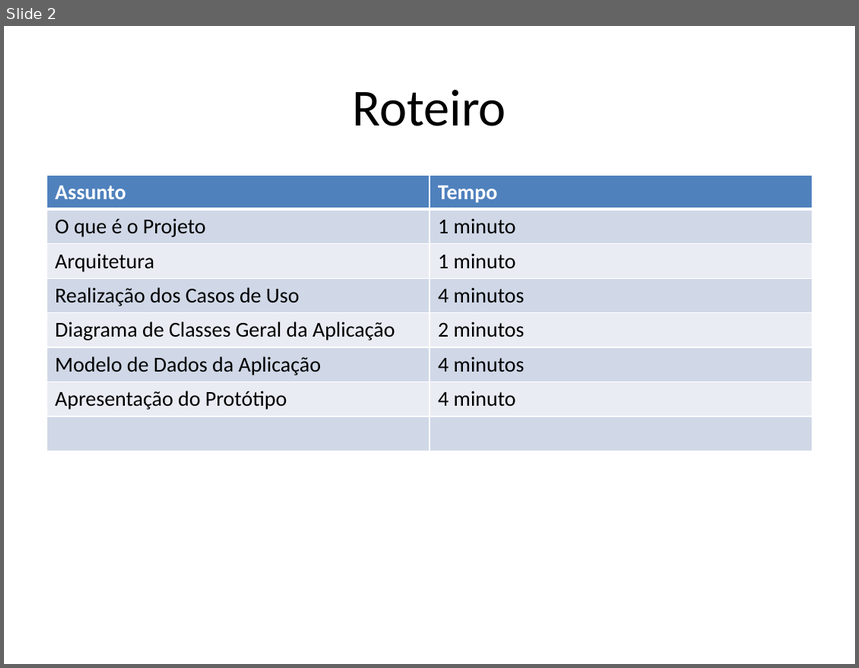
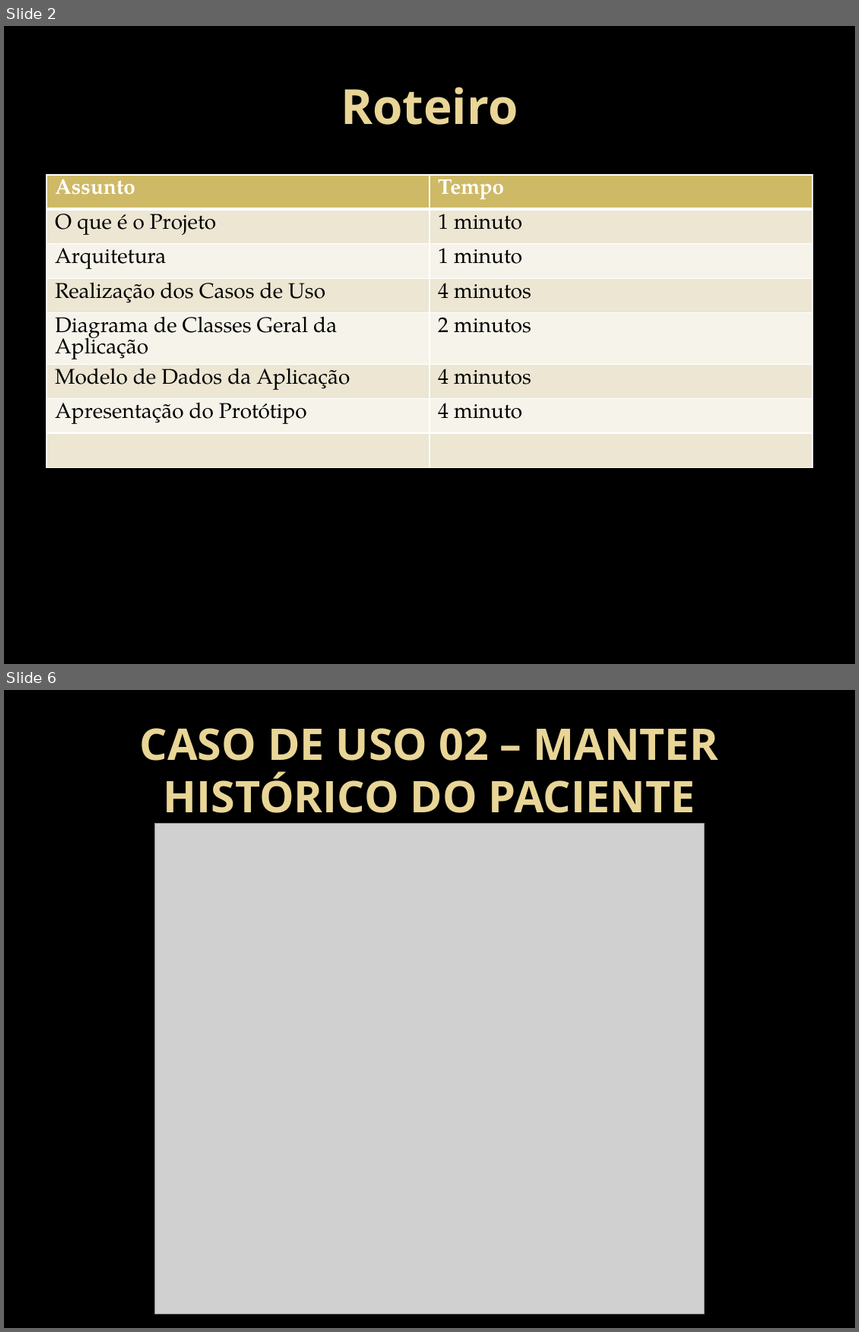
Before and after one commit to HamiltonSantos/FisioDiag, a slide deck: Design/ApresentaçãoDesign.pptx. Shown one above the other, each under a label of ours: slide 2 before the commit, slides 2 and 6 after it; the slides between them are not shown. The pictures are 859x668 and 859x1332 pixels, drawn with LibreOffice and Linux fonts; fonts in the diff are those of the drawing; grey boxes stand for pictures; background and template pictures are left out. Boxes give left, top, right and bottom in pixels: in the first picture for what was removed or moved away, otherwise in the second. Text is boxed around its words. In the diff, an @@ line names an element or a change of style, - is before the commit and + after.

```diff
--- a/Design/ApresentaçãoDesign.pptx
+++ b/Design/ApresentaçãoDesign.pptx
@@ slide 6 added at bbox=[4, 690, 855, 1328], background picture (left out) @@
@@ title added at bbox=[140, 728, 718, 824], 36.9 pt, text gradient #EAD696 to #E7D081, bold @@
+CASO DE USO 02 – MANTER HISTÓRICO DO PACIENTE
@@ picture added at bbox=[154, 824, 705, 1314] @@
@@ slide 2 changed as well @@
@@ background #FFFFFF to picture (left out) @@
@@ title "Roteiro" at bbox=[341, 87, 519, 125]: size 44 to 41 pt, font Calibri to Open Sans, text colour #000000 to gradient #EAD696 to #E7D081, bold on @@
@@ table at bbox=[47, 175, 813, 476] @@
@@ fill #4F81BD to #CEB966 in row 1 @@
@@ fill #D0D8E8 to #EDE6D3 in 8 cells @@
@@ fill #E9EDF4 to #F6F3EA in 6 cells @@
@@ font Calibri to TeX Gyre Pagella @@
```
Also in this commit, not shown: 5 other slides changed, 3 other slides added, 2 slides removed.
